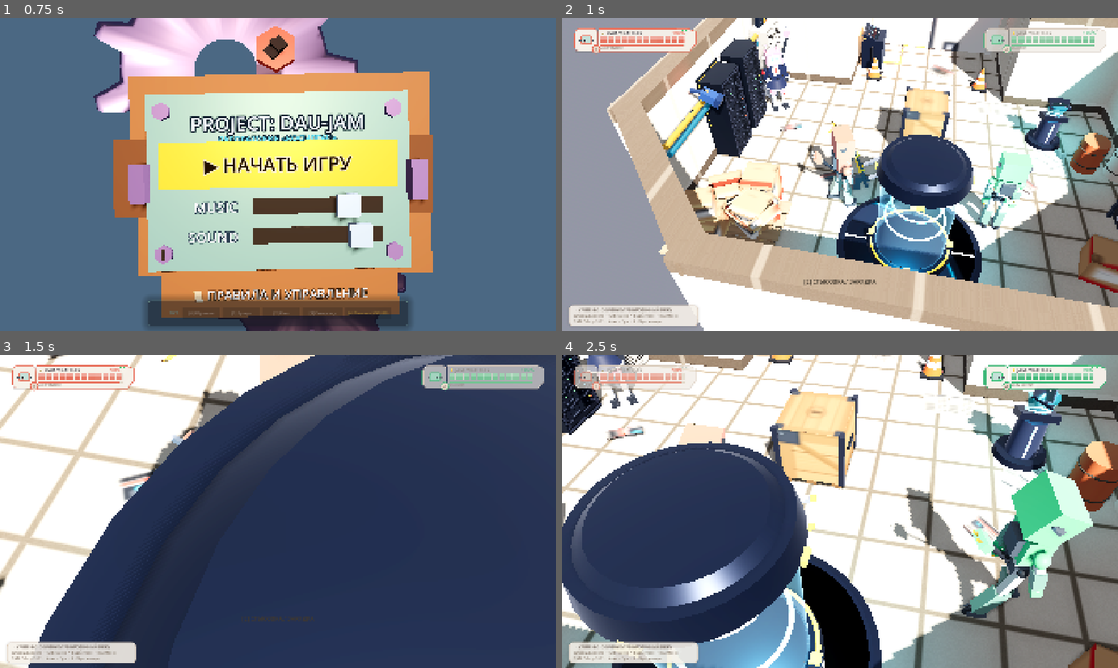
Above: before the commit, frames 1-4 (two rows, left to right).
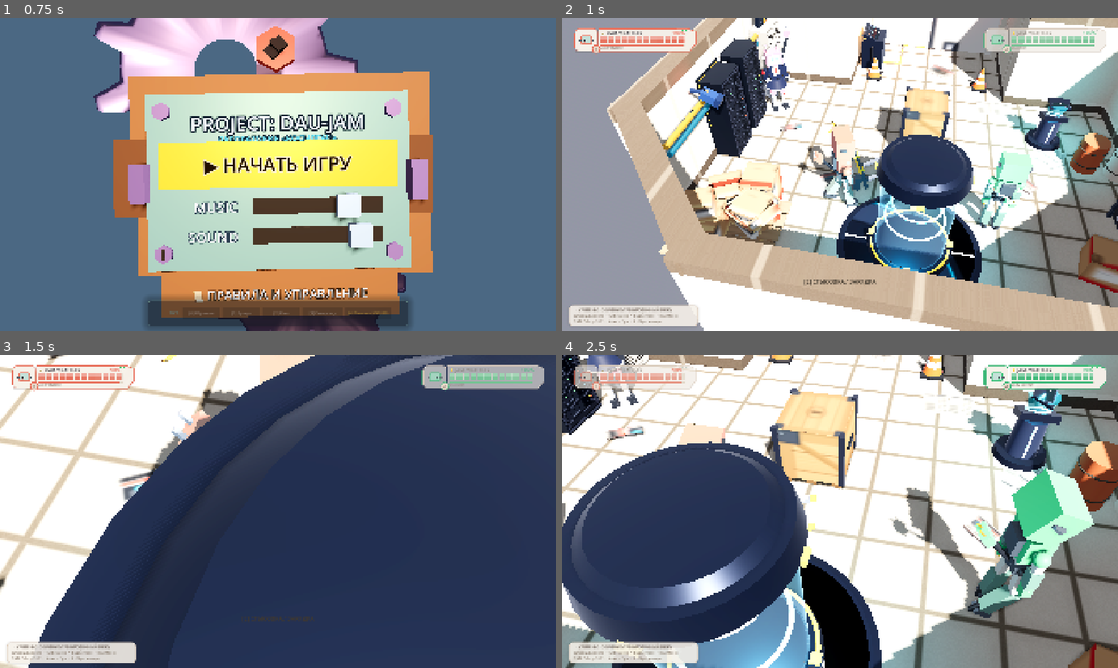
Above: after the commit, the same moments.

Repository: Kyrsadak/35-LVL.-GameJam
Game: Godot game, scene res://ui/main_menu.tscn
Same seed, same stepped clock (60 frames per second), same inputs: the game is played once before the commit and once after it.
Inputs (mouse positions are in pixels of both pictures, inside the frame that each line leads up to):
- Up to frame 1 (0.75 s): tap Enter (ui_accept) at 0.5 s; move the mouse to (400, 158) at 0.52 s; hold D (p1_move_right) from 0.53 s (still down); hold E (p1_interact) from 0.53 s (still down); click (400, 158) at 0.67 s
- Up to frame 2 (1 s): keep holding D (p1_move_right); keep holding E (p1_interact); tap Enter (ui_accept) at 0.77 s
- Up to frame 3 (1.5 s): tap Enter (ui_accept) at 1.07 s; release D (p1_move_right) at 1.25 s; release E (p1_interact) at 1.25 s; drag from (72, 380) to (250, 574) at 1.27 s
- Up to frame 4 (2.5 s): move the mouse to (1045, 380) at 2.02 s; hold D (p1_move_right) from 2.03 s (still down); hold Tab (switch_robot) from 2.03 s (still down); click (1045, 380) at 2.17 s

Frame 1 is identical in both runs. In frame 2, 0.3% of the frame differs, in the area x 42-58%, y 34-60%; in frame 3, 0.3%; in frame 4, 2.6%, in the area x 59-96%, y 36-84%.

Commit message:
fix: use standard load() for textures in PlayerSkin and fix walking animation triggering

Diff:
--- a/PROJECT_KOSYLGAN/characters/player/CharacterSkins/PlayerSkin.gd
+++ b/PROJECT_KOSYLGAN/characters/player/CharacterSkins/PlayerSkin.gd
@@ -106,41 +106,41 @@
 		return
 	var prefix = "atlas" if character_id == "atlas" else "cipher"
 	var tshirt_path = "res://assets/textures/tex_" + prefix + "_tshirt_21.png"
-	var img = Image.load_from_file(ProjectSettings.globalize_path(tshirt_path))
-	if img:
-		img.generate_mipmaps()
-		var mat = StandardMaterial3D.new()
-		mat.albedo_texture = ImageTexture.create_from_image(img)
-		mat.roughness = 0.65
-		mat.texture_filter = BaseMaterial3D.TEXTURE_FILTER_LINEAR_WITH_MIPMAPS
-		tshirt_mesh.set_surface_override_material(0, mat)
+	if ResourceLoader.exists(tshirt_path):
+		var tex = load(tshirt_path) as Texture2D
+		if tex:
+			var mat = StandardMaterial3D.new()
+			mat.albedo_texture = tex
+			mat.roughness = 0.65
+			mat.texture_filter = BaseMaterial3D.TEXTURE_FILTER_LINEAR_WITH_MIPMAPS
+			tshirt_mesh.set_surface_override_material(0, mat)
 
 func _setup_screen_materials() -> void:
 	var prefix = "atlas" if character_id == "atlas" else "cipher"
 	var normal_path = "res://assets/textures/tex_" + prefix + "_face.png"
 	var blink_path = "res://assets/textures/tex_" + prefix + "_face_blink.png"
 
-	var img_n = Image.load_from_file(ProjectSettings.globalize_path(normal_path))
-	if img_n:
-		img_n.generate_mipmaps()
-		mat_screen_normal = StandardMaterial3D.new()
-		mat_screen_normal.albedo_texture = ImageTexture.create_from_image(img_n)
-		mat_screen_normal.emission_enabled = true
-		mat_screen_normal.emission_texture = mat_screen_normal.albedo_texture
-		mat_screen_normal.emission_energy_multiplier = 0.85
-		mat_screen_normal.roughness = 0.25
-		mat_screen_normal.texture_filter = BaseMaterial3D.TEXTURE_FILTER_LINEAR_WITH_MIPMAPS
-
-	var img_b = Image.load_from_file(ProjectSettings.globalize_path(blink_path))
-	if img_b:
-		img_b.generate_mipmaps()
-		mat_screen_blink = StandardMaterial3D.new()
-		mat_screen_blink.albedo_texture = ImageTexture.create_from_image(img_b)
-		mat_screen_blink.emission_enabled = true
-		mat_screen_blink.emission_texture = mat_screen_blink.albedo_texture
-		mat_screen_blink.emission_energy_multiplier = 0.85
-		mat_screen_blink.roughness = 0.25
-		mat_screen_blink.texture_filter = BaseMaterial3D.TEXTURE_FILTER_LINEAR_WITH_MIPMAPS
+	if ResourceLoader.exists(normal_path):
+		var tex_n = load(normal_path) as Texture2D
+		if tex_n:
+			mat_screen_normal = StandardMaterial3D.new()
+			mat_screen_normal.albedo_texture = tex_n
+			mat_screen_normal.emission_enabled = true
+			mat_screen_normal.emission_texture = tex_n
+			mat_screen_normal.emission_energy_multiplier = 0.85
+			mat_screen_normal.roughness = 0.25
+			mat_screen_normal.texture_filter = BaseMaterial3D.TEXTURE_FILTER_LINEAR_WITH_MIPMAPS
+
+	if ResourceLoader.exists(blink_path):
+		var tex_b = load(blink_path) as Texture2D
+		if tex_b:
+			mat_screen_blink = StandardMaterial3D.new()
+			mat_screen_blink.albedo_texture = tex_b
+			mat_screen_blink.emission_enabled = true
+			mat_screen_blink.emission_texture = tex_b
+			mat_screen_blink.emission_energy_multiplier = 0.85
+			mat_screen_blink.roughness = 0.25
+			mat_screen_blink.texture_filter = BaseMaterial3D.TEXTURE_FILTER_LINEAR_WITH_MIPMAPS
 
 	# Powered-off screen (dark glass with no light emission)
 	mat_screen_off = StandardMaterial3D.new()
@@ -199,27 +199,27 @@
 		return
 
 	if is_holding:
-		if velocity_ratio > 0.1:
+		if velocity_ratio > 0.05:
 			var target_run = "Run_Hold" if anim_player.has_animation("Run_Hold") else "Run"
-			if current_anim != target_run:
+			if current_anim != target_run or not anim_player.is_playing():
 				anim_player.play(target_run, 0.12)
 				current_anim = target_run
-			anim_player.speed_scale = clamp(velocity_ratio * 0.75, 0.5, 0.85)
+			anim_player.speed_scale = clamp(velocity_ratio * 1.25, 0.8, 1.8)
 		else:
 			var target_idle = "Idle_Hold" if anim_player.has_animation("Idle_Hold") else "Idle"
-			if current_anim != target_idle:
+			if current_anim != target_idle or not anim_player.is_playing():
 				anim_player.play(target_idle, 0.15)
 				current_anim = target_idle
 			anim_player.speed_scale = 1.0
 	else:
-		if velocity_ratio > 0.1:
-			if current_anim != "Run":
+		if velocity_ratio > 0.05:
+			if current_anim != "Run" or not anim_player.is_playing():
 				if anim_player.has_animation("Run"):
 					anim_player.play("Run", 0.12)
 					current_anim = "Run"
-			anim_player.speed_scale = clamp(velocity_ratio * 0.75, 0.5, 0.85)
+			anim_player.speed_scale = clamp(velocity_ratio * 1.25, 0.8, 1.8)
 		else:
-			if current_anim != "Idle":
+			if current_anim != "Idle" or not anim_player.is_playing():
 				if anim_player.has_animation("Idle"):
 					anim_player.play("Idle", 0.15)
 					current_anim = "Idle"
--- a/PROJECT_KOSYLGAN/characters/robots/RobotBase.gd
+++ b/PROJECT_KOSYLGAN/characters/robots/RobotBase.gd
@@ -171,8 +171,10 @@
 		velocity.z = move_toward(velocity.z, move_dir.z * current_move_speed, acceleration * (1.3 if is_sprinting else 1.0) * delta)
 
 		if skin:
-			skin.orient_model_to_direction(move_dir, delta)
-			skin.update_move_animation(velocity.length() / move_speed, delta)
+			if skin.has_method("orient_model_to_direction"):
+				skin.orient_model_to_direction(move_dir, delta)
+			if skin.has_method("update_move_animation"):
+				skin.update_move_animation(velocity.length() / move_speed, delta)
 
 		var current_speed_scale = 0.75 * (1.65 if is_sprinting else 1.0)
 		if skin and "anim_player" in skin and skin.anim_player:
@@ -188,7 +190,7 @@
 		_step_timer = 0.20
 		velocity.x = move_toward(velocity.x, 0, friction * delta)
 		velocity.z = move_toward(velocity.z, 0, friction * delta)
-		if skin:
+		if skin and skin.has_method("update_move_animation"):
 			skin.update_move_animation(velocity.length() / move_speed, delta)
 
 func _handle_input() -> void:
